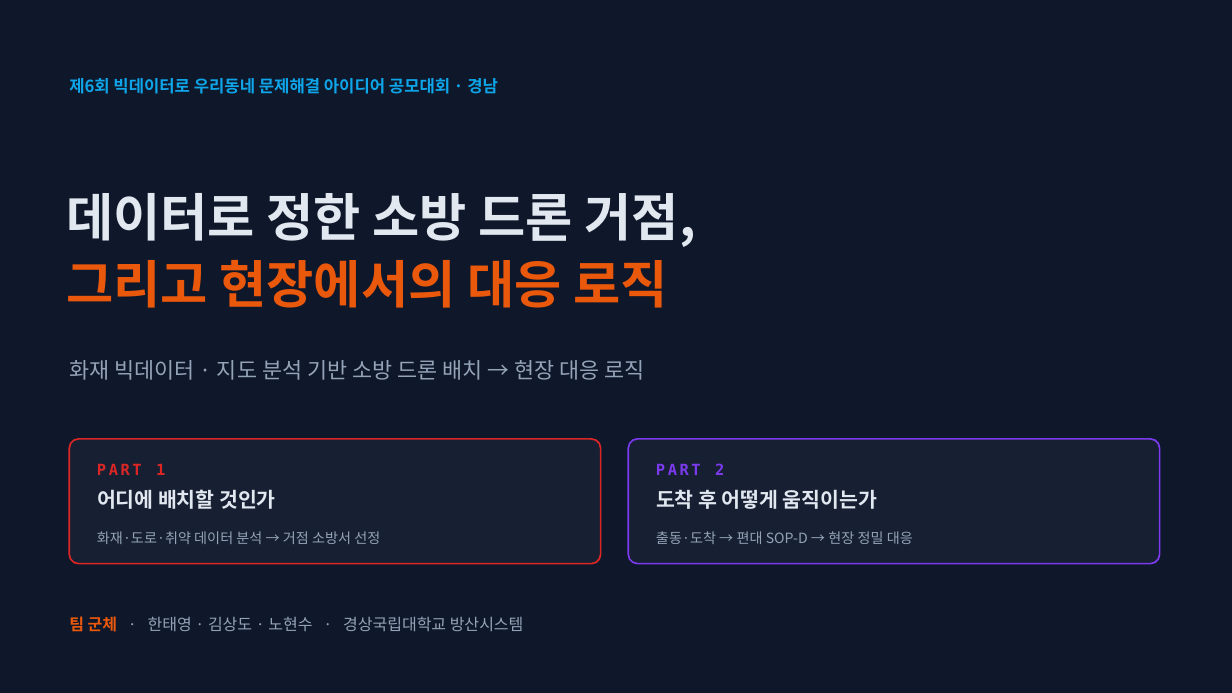
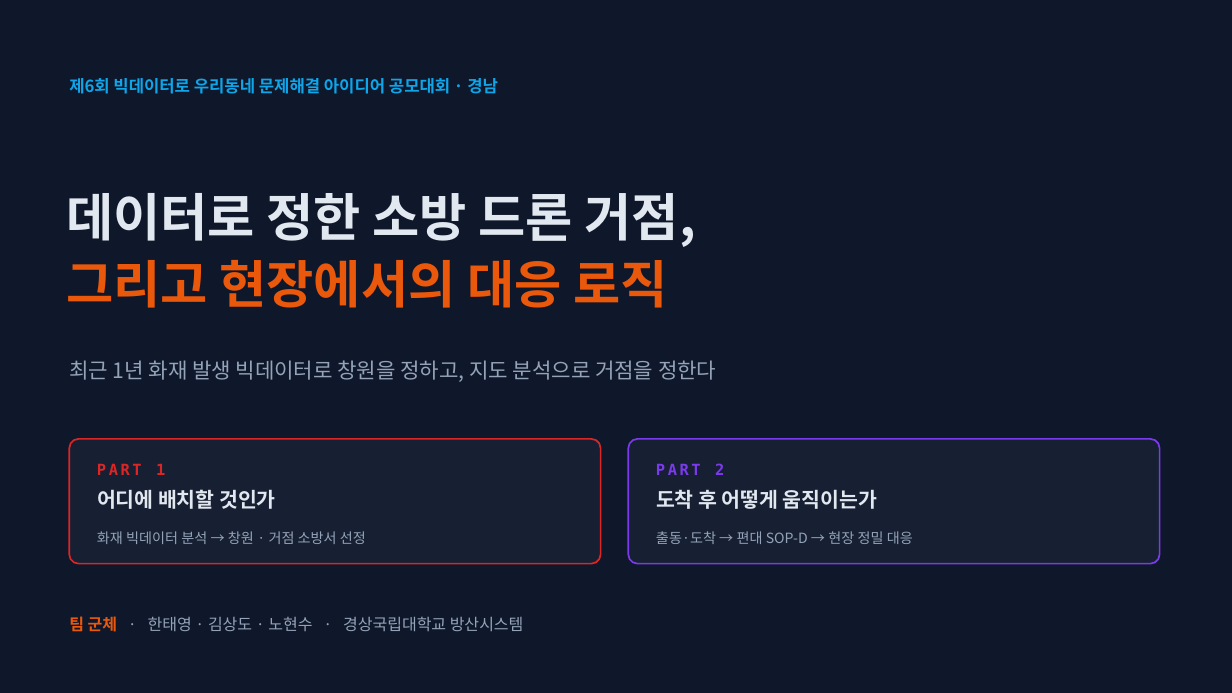
Before and after one commit to bdsm135790-png/noh, a slide deck: slide 1 of presentation/화재빅데이터_드론배치_분석리포트.pptx. Drawn at 1232x693 pixels with LibreOffice and Linux fonts; fonts in the diff are those of the drawing. Boxes give left, top, right and bottom in pixels: in the first picture for what was removed or moved away, otherwise in the second. Text is boxed around its words. In the diff, an @@ line names an element or a change of style, - is before the commit and + after.

```diff
--- a/presentation/화재빅데이터_드론배치_분석리포트.pptx
+++ b/presentation/화재빅데이터_드론배치_분석리포트.pptx
@@ text at box(69, 360, 716, 382): text changed; size 17 to 16.5 pt @@
-화재 빅데이터 · 지도 분석 기반 소방 드론 배치 → 현장 대응 로직
+최근 1년 화재 발생 빅데이터로 창원을 정하고, 지도 분석으로 거점을 정한다
@@ text at box(97, 531, 366, 544): text changed @@
-화재·도로·취약 데이터 분석 → 거점 소방서 선정
+화재 빅데이터 분석 → 창원 · 거점 소방서 선정
```
Also in this commit, not shown: 8 other slides changed, 2 other files.
